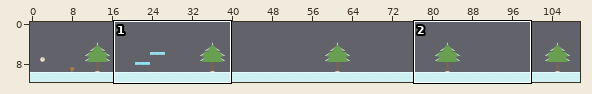
Tiled map, stored at tilemaps/snowmountain.tmx. Above, an overview of the earlier version with the close-up marked.
Close-up. The starting point:
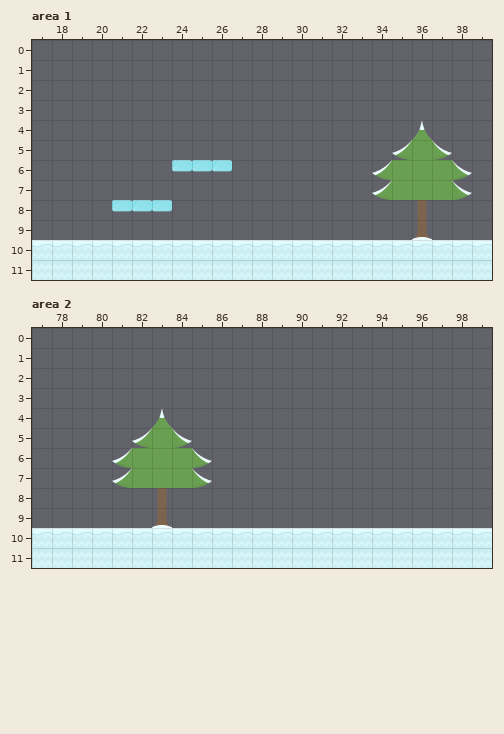
Cells are 70x70 px. Shown: area 1 x 17..39, y 0..11; area 2 x 77..99, y 0..11. The commit also changed other parts of the map, which this record leaves out.
Once edited:
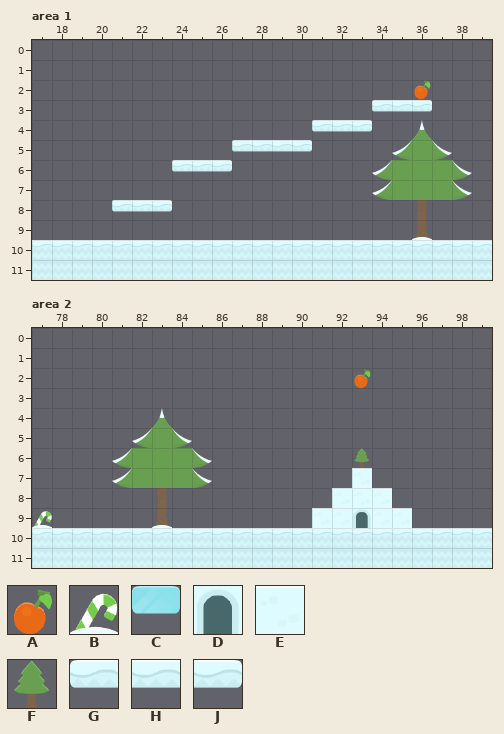
Key: from "tiles": A 303 "cherry", B 367 "caneGreenSmall", C 377 "iceBlockHalf", D 389 "iglooDoor", E 390 "iglooRoof", F 394 "pineSaplingAlt", G 450 "tundraHalfLeft", H 451 "tundraHalfMid", J 452 "tundraHalfRight".
_ is an empty cell.
Objects are placed by their top-left corner, in cells (3,4 is the top-left corner of cell 3,4); size is 1x1 cell unless given.
Changes in this commit:
Layer "Apples", area 1:
A new object: A "cherry" at 36,2.
Layer "ground", area 1:
The edit turns tile C into tile G in row 6 at x 24; in row 8 at x 21.
There is now tile G in row 3 at x 34; in row 4 at x 31; in row 5 at x 27.
The edit turns tile C into tile H in row 6 at x 25; in row 8 at x 22.
There is now tile H in row 3 at x 35; in row 4 at x 32; in row 5 at x 28 to 29.
The edit turns tile C into tile J in row 6 at x 26; in row 8 at x 23.
There is now tile J in row 3 at x 36; in row 4 at x 33; in row 5 at x 30.
Layer "Apples", area 2:
A new object: A "cherry" at 93,2.
Layer "background", area 2:
There is now tile B in row 9 at x 77.
Layer "ground", area 2:
There is now tile D in row 9 at x 93.
There is now tile E in row 7 at x 93; in row 8 at x 92 to 94; in row 9 at x 91 to 92 and 94 to 95.
There is now tile F in row 6 at x 93.
